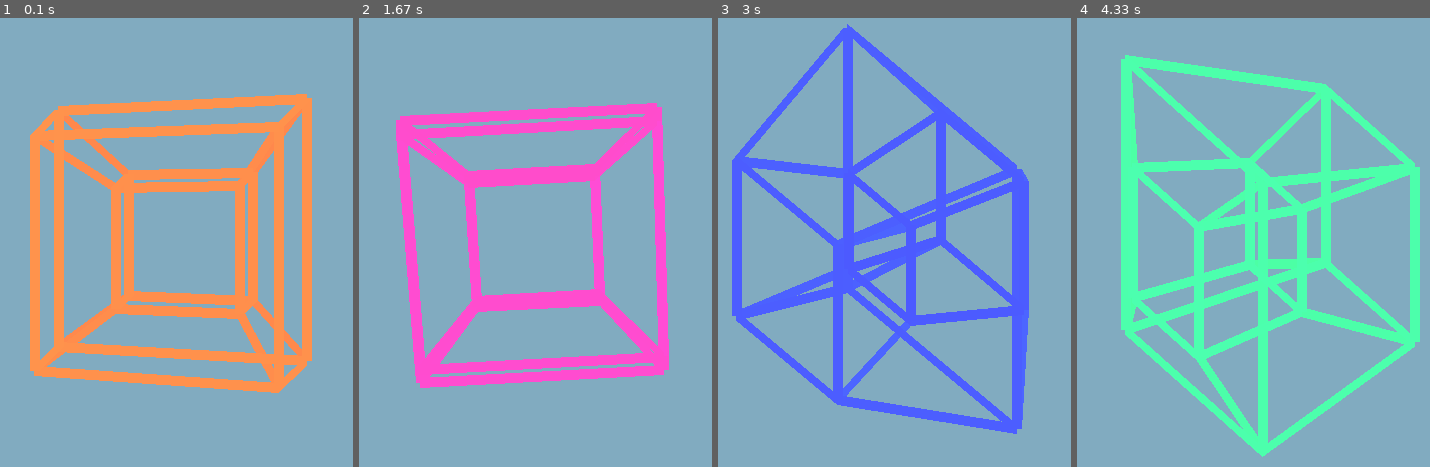
Above: before the commit, frames 1-4 (left to right).
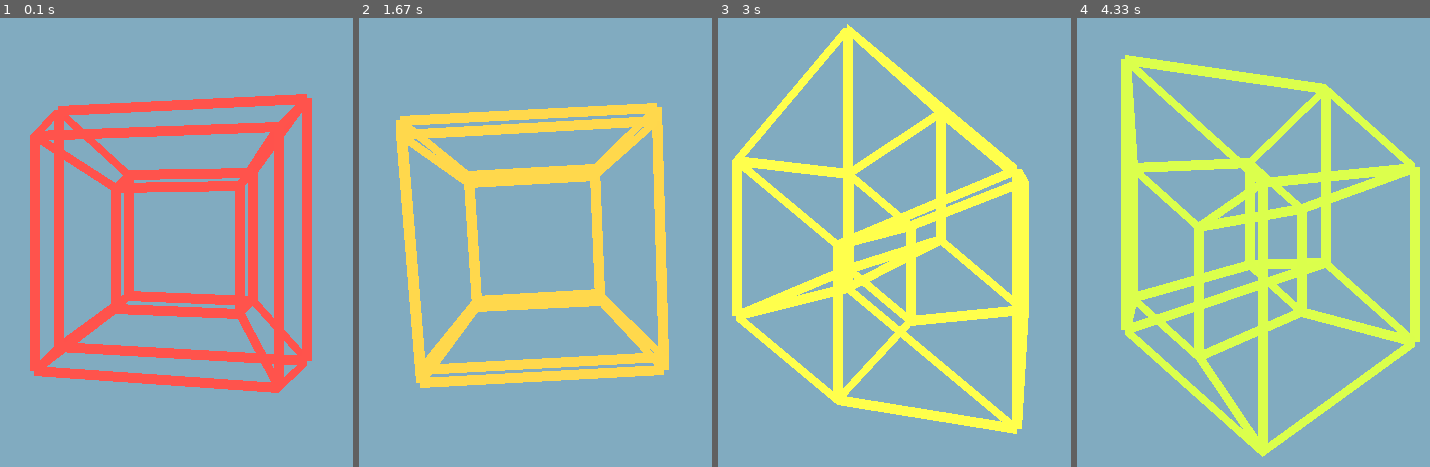
Above: after the commit, the same moments.

Repository: Cuchibambo/Main-Projects
Game: pygame game, started from python/4DTimes.py
The game is run twice, just before and just after one commit, with the same random seed, the same clock (stepped at 60 frames per second) and the same inputs.
Inputs (mouse positions are in pixels of both pictures, inside the frame that each line leads up to):
- Up to frame 1 (0.1 s): no input
- Up to frame 2 (1.67 s): click (535, 242) at 0.38 s; click (415, 246) at 0.72 s; click (609, 67) at 1.05 s; click (546, 71) at 1.38 s
- Up to frame 3 (3 s): click (901, 296) at 1.72 s; click (1021, 318) at 2.05 s; click (1025, 197) at 2.38 s; click (outside the picture) at 2.72 s
- Up to frame 4 (4.33 s): click (1429, 341) at 3.05 s; click (1274, 220) at 3.38 s; click (1144, 152) at 3.72 s; click (1387, 296) at 4.05 s

The runs differ from the first frame. In frame 1, 21% of the frame differs, in the area x 8-89%, y 16-84%; in frame 2, 16%; in frame 3, 20%; in frame 4, 21%, in the area x 12-98%, y 8-98%.

Commit message:
44DDnlog

Diff:
--- a/python/4DTimes.py
+++ b/python/4DTimes.py
@@ -69,7 +69,7 @@
         self.vertexIndexs = vertexIndexs
         self.color = EdgeColor
     def draw(self, orgin, vs, angle, rot_plane):
-        self.color[0] += dt*10
+        self.color[0] += dt
         vertexPos = []
         for vIndex in self.vertexIndexs:
             pos = vs[vIndex].pos
--- /dev/null
+++ b/python/ComplexLog.py
@@ -0,0 +1,71 @@
+import pygame
+import math
+import cmath
+backgroundColor = "#2f2f2f"
+
+
+
+def clamp(a):
+    return max(min(a,1),0)
+
+def lerp(min,max,t):
+    return max+t*(min-max)
+
+def getPixelColor(z,size):
+    x, y = clamp((z.real/size)+0.5), clamp((z.imag/size)+0.5)
+    R = x
+    G = y
+    B = 1
+    return (R*255,G*255,B*255)
+
+def MakeScreen(func,size):
+    for x in range(width):
+        for y in range(height):
+            z = complex(((x/width)*2)-1,(((height-y)/height)*2)-1)
+            try:
+                z = func(z)
+            except:
+                z = 0
+            color = getPixelColor(z,size)
+            pygame.draw.rect(screen,color,(x,y,1,1))
+
+
+width, height = 500, 500
+pygame.init()
+screen = pygame.display.set_mode((width, height))
+FPS = 60
+clock = pygame.time.Clock()
+dt = 1/FPS
+
+
+
+func = lambda x:x
+size = 2
+MakeScreen(func,size)
+pygame.display.flip()
+
+runing = True
+while runing:
+    for event in pygame.event.get():
+        if event.type == pygame.QUIT:
+            pygame.quit()
+            quit()
+            runing = False
+        elif event.type == pygame.MOUSEBUTTONDOWN:
+            match event.button:
+                case 1:
+                    func = lambda x:cmath.log(x)
+                    MakeScreen(func,size)
+                    pygame.display.flip()
+                case 3:
+                    func = lambda x:cmath.exp(x)
+                    MakeScreen(func,size)
+                    pygame.display.flip()
+        elif event.type == pygame.MOUSEWHEEL:
+            size += event.y
+            if size == 0: size = 1
+            print(f'size = {size}')
+            MakeScreen(func,size)
+            pygame.display.flip()
+    clock.tick(FPS)
+    pygame.display.flip()
--- /dev/null
+++ b/python/FourierSeries.py
@@ -0,0 +1,86 @@
+import pygame
+import math
+
+# Colors
+backgroundColor = "#242424"
+penColor = "#f3eb0e"
+
+def toScreen(pos):
+    uv = ((pos[0]+2)/4,
+          (-pos[1]+2)/4)
+    screenPos = (uv[0]*width, uv[1]*height)
+    return screenPos
+
+
+# Objects
+class Arrow:
+    def __init__(self, startingAngle, frequencie, Amplitude):
+        self.startingAngle = startingAngle
+        self.frequencie = frequencie
+        self.Amplitude = Amplitude
+        self.previousPos = self.getPos(0)
+        self.isTip = False
+    def getPos(self, t):
+        localpos = (self.Amplitude*math.cos(self.frequencie*t+self.startingAngle),
+                    self.Amplitude*math.sin(self.frequencie*t+self.startingAngle))
+        return localpos
+    def draw(self,center,t):
+        localPos = self.getPos(t)
+        startPos = (center[0]+localPos[0],
+                    center[1]+localPos[1])
+        if self.isTip:
+            pygame.draw.line(screen, penColor, toScreen(startPos), toScreen(self.previousPos))
+        self.previousPos = startPos
+        return startPos
+
+class Game:
+    def __init__(self):
+        self.arrows = []
+        self.speed = 1
+        self.t = 0
+
+    def fourierSeries(self):
+        for n in range(-10,11):
+            frequencie = n
+            Amplitude =
+            self.arrows.append(Arrow(0, frequencie, Amplitude))
+
+    def run(self):
+        self.arrows[-1].isTip = 1
+        self.running = True
+        while self.running:
+            for event in pygame.event.get():
+                if event.type == pygame.QUIT:
+                    pygame.quit()
+                    self.running = False
+                    quit()
+            # main loop
+            clock.tick(FPS)
+            # pygame.draw.rect(screen, backgroundColor, pygame.Rect(0, 0, width, height)) # empty
+            self.update()
+            self.t+=self.speed*dt
+            pygame.display.flip()
+    def update(self):
+        center = [0,0]
+        for arrow in self.arrows:
+            arrowPos = arrow.draw(center,self.t)
+            center[0] += arrowPos[0]
+            center[1] += arrowPos[1]
+
+# pygame
+pygame.init()
+width, height = 500, 500
+screen = pygame.display.set_mode((width,height))
+pygame.draw.rect(screen, backgroundColor, pygame.Rect(0, 0, width, height))
+pygame.display.flip()
+
+# Time
+FPS = 60
+clock = pygame.time.Clock()
+dt = 1/FPS
+
+game = Game()
+game.arrows = [Arrow(0,1,1),
+               Arrow(2,2,1/2),
+               Arrow(12,21,0.01)]
+game.run()
